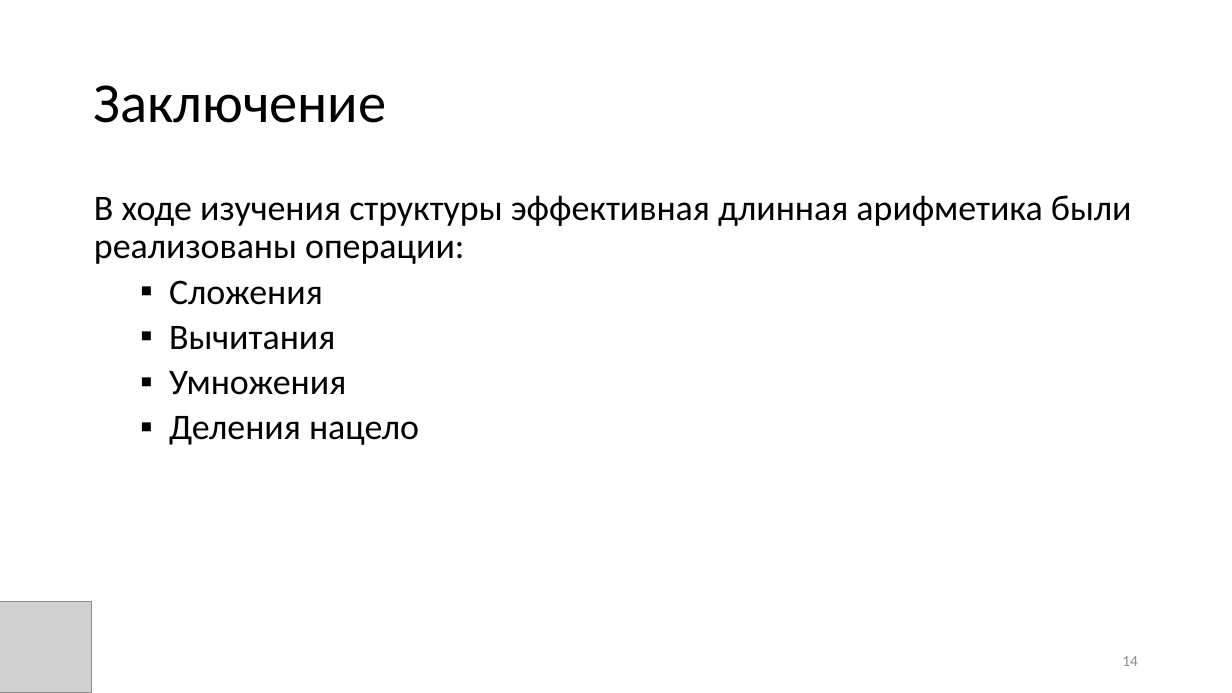
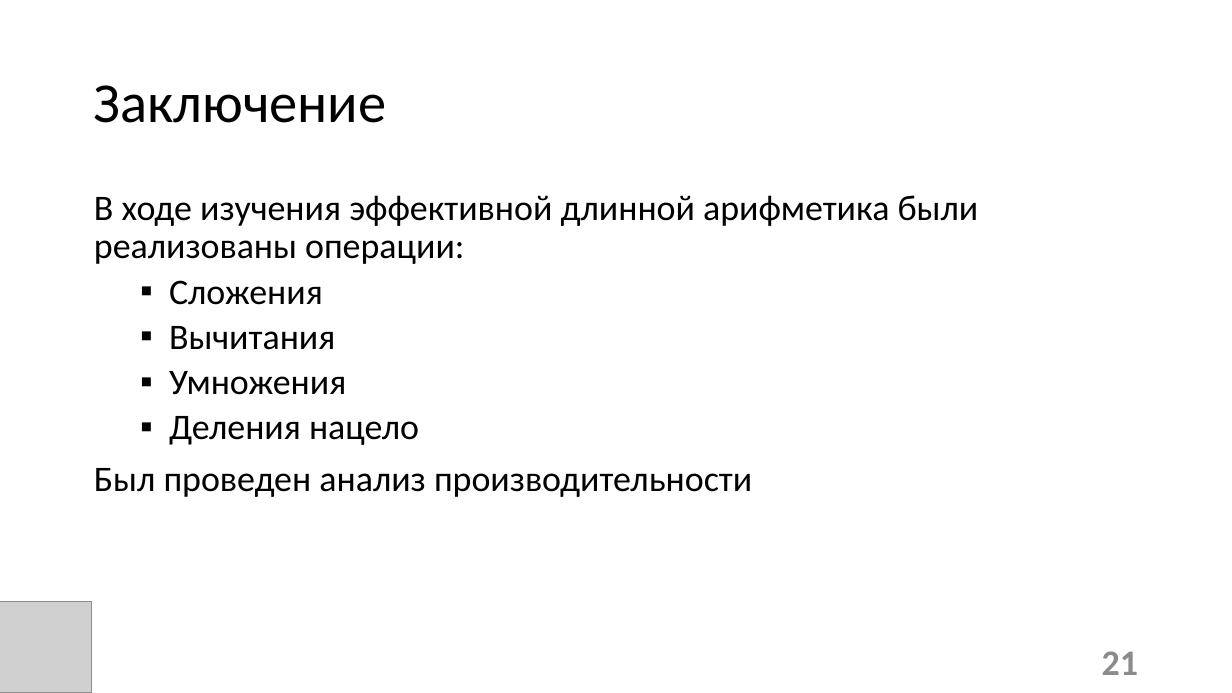
Before and after one commit to candyliving/fefu_long_arithmetic, a slide deck: slide 21 of Эффективная длинная арифметика.pptx (slide 14 before the commit). Drawn at 1232x693 pixels with LibreOffice and Linux fonts; fonts in the diff are those of the drawing; grey boxes stand for pictures. Boxes give left, top, right and bottom in pixels: in the first picture for what was removed or moved away, otherwise in the second. Text is boxed around its words. In the diff, an @@ line names an element or a change of style, - is before the commit and + after.

```diff
--- a/Эффективная длинная арифметика.pptx
+++ b/Эффективная длинная арифметика.pptx
@@ text at [94, 195, 979, 264]: text changed @@
-В ходе изучения структуры эффективная длинная арифметика были реализованы операции:
+В ходе изучения эффективной длинной арифметика были реализованы операции:
@@ text at [94, 468, 752, 497]: paragraph added @@
+Был проведен анализ производительности
@@ page number at [1102, 651, 1138, 675]: text changed; size 12 to 28 pt; bold on @@
-14
+21
```
Also in this commit, not shown: 10 other slides changed, 8 slides added, 1 other file.
